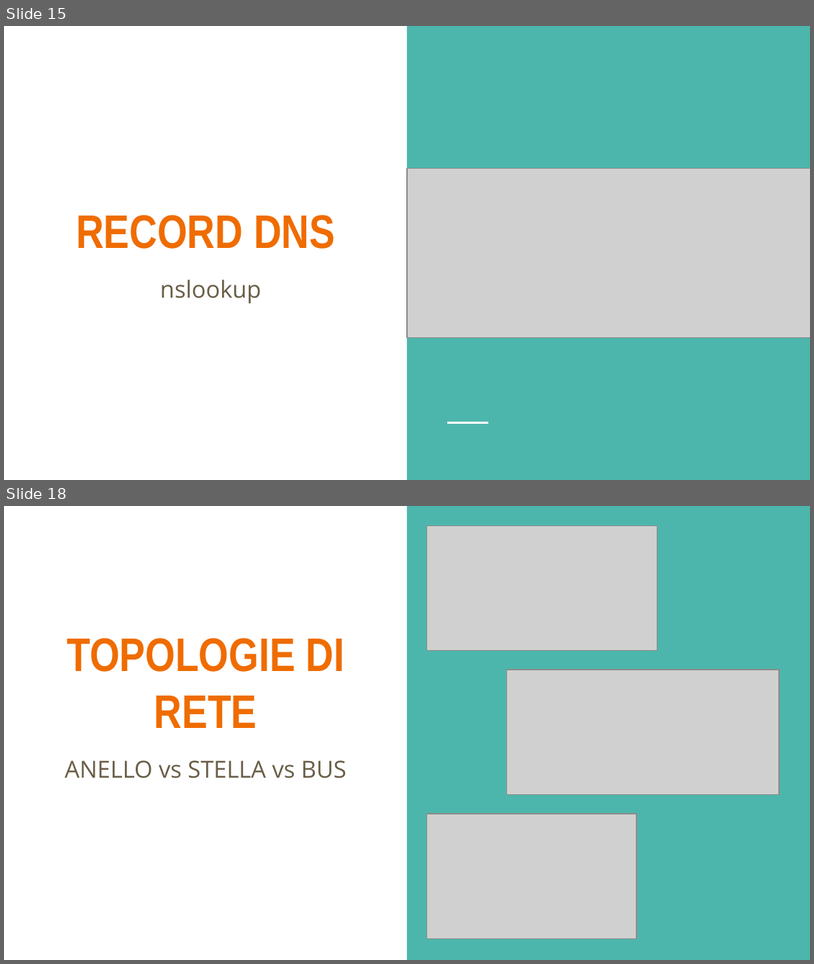
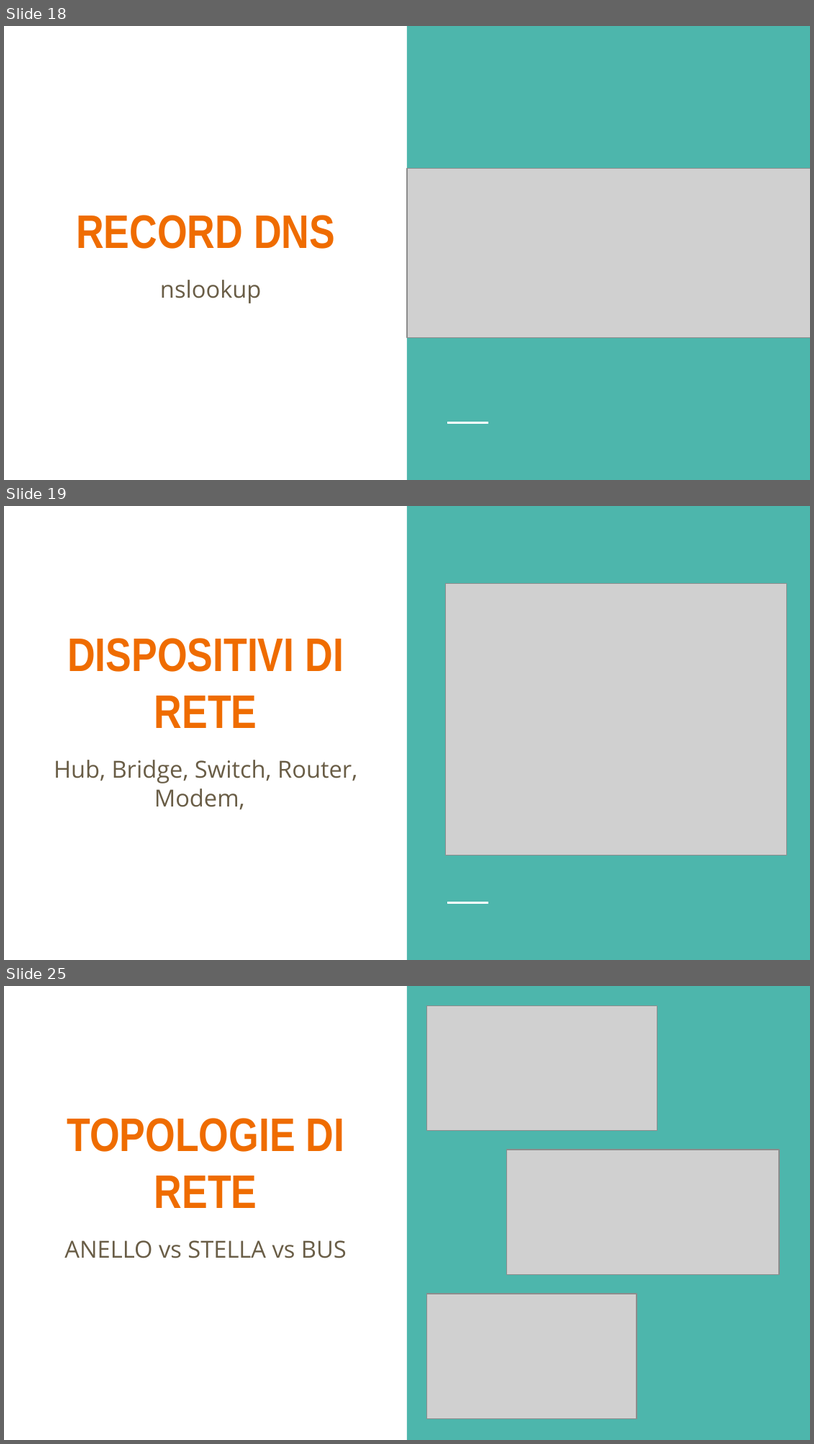
Before and after one commit to LeleCazza/LeleCazza.github.io, a slide deck: reti_informatiche/materiale/lezione_1_reti_introduzione.pptx. Shown one above the other, each under a label of ours: slides 15 and 18 before the commit, slides 18, 19 and 25 after it; the slides between them are not shown. The pictures are 814x964 and 814x1444 pixels, drawn with LibreOffice and Linux fonts; fonts in the diff are those of the drawing; grey boxes stand for pictures. Boxes give left, top, right and bottom in pixels: in the first picture for what was removed or moved away, otherwise in the second. Text is boxed around its words. In the diff, an @@ line names an element or a change of style, - is before the commit and + after.

```diff
--- a/reti_informatiche/materiale/lezione_1_reti_introduzione.pptx
+++ b/reti_informatiche/materiale/lezione_1_reti_introduzione.pptx
@@ slide 19 added at (4, 506, 810, 960), background #FFFFFF; not listed: 2 template elements that a slide beside it also shows @@
@@ picture added at (446, 584, 787, 855) @@
@@ title added at (67, 638, 344, 728), 42 pt, text #EF6C00, bold @@
+DISPOSITIVI DI RETE
@@ subtitle added at (54, 759, 358, 809), 21 pt, text #695D46 @@
+Hub, Bridge, Switch, Router, Modem,
@@ what was slide 15 is now slide 18 @@
@@ what was slide 18 is now slide 25 @@
```
Also in this commit, not shown: 1 slide changed, 8 other slides added, 2 slides removed, 7 other files.
